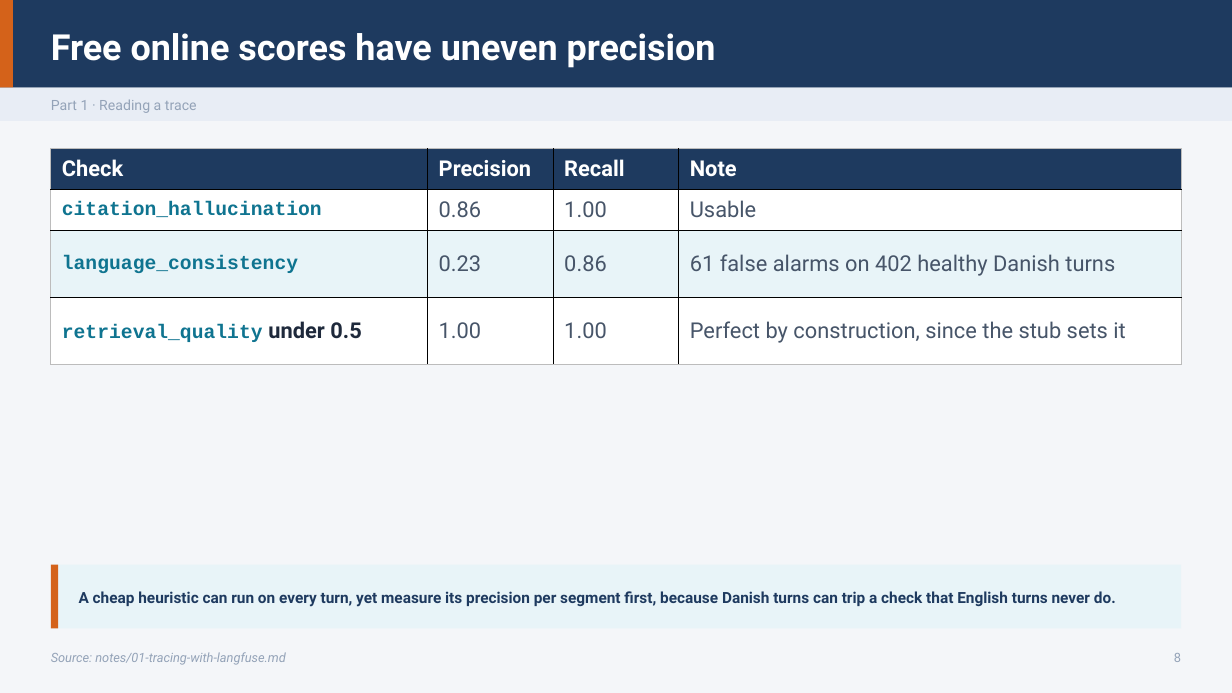
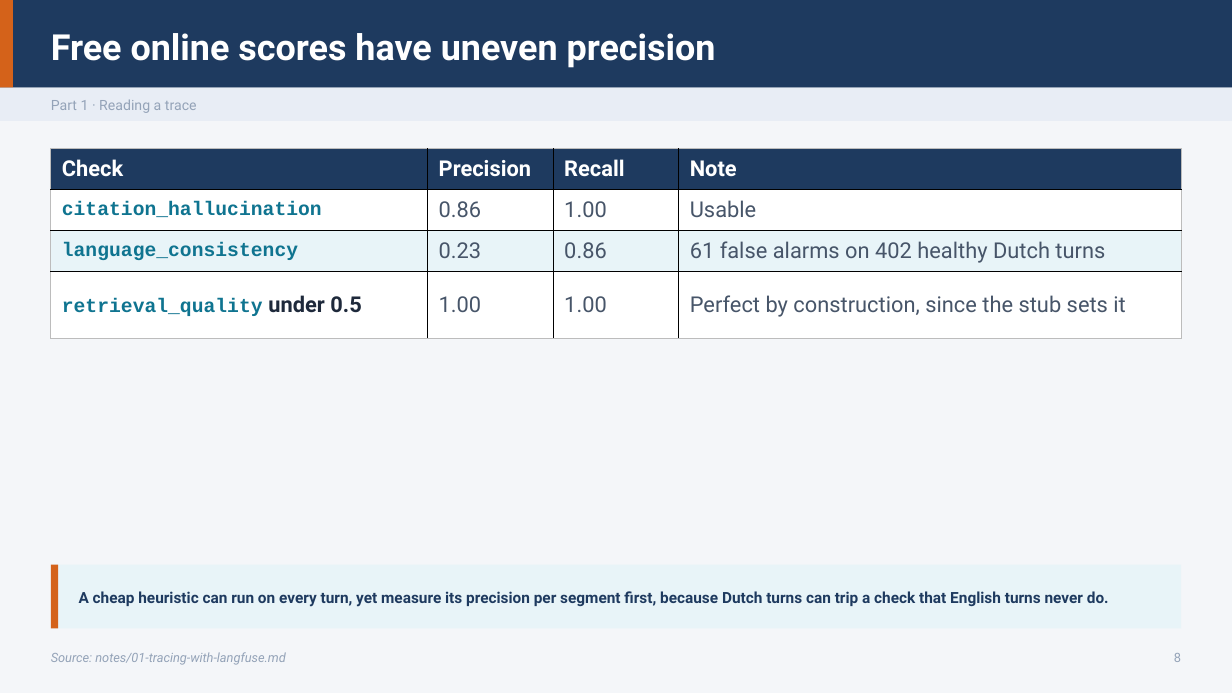
Before and after one commit to ramseywise/learn-ai-engineering, a slide deck: slide 8 of generative-ai/06-observability/slides/observability.pptx. Drawn at 1232x693 pixels with LibreOffice and Linux fonts; fonts in the diff are those of the drawing. Boxes give left, top, right and bottom in pixels: in the first picture for what was removed or moved away, otherwise in the second. Text is boxed around its words. In the diff, an @@ line names an element or a change of style, - is before the commit and + after.

```diff
--- a/generative-ai/06-observability/slides/observability.pptx
+++ b/generative-ai/06-observability/slides/observability.pptx
@@ table at <box>51,149,1182,339</box> @@
-row 3, column 4: 61 false alarms on 402 healthy Danish turns
+row 3, column 4: 61 false alarms on 402 healthy Dutch turns
@@ text at <box>79,591,1109,607</box>: text changed @@
-A cheap heuristic can run on every turn, yet measure its precision per segment first, because Danish turns can trip a check that English turns never do.
+A cheap heuristic can run on every turn, yet measure its precision per segment first, because Dutch turns can trip a check that English turns never do.
```
Also in this commit, not shown: 4 other slides changed, 59 other files.
